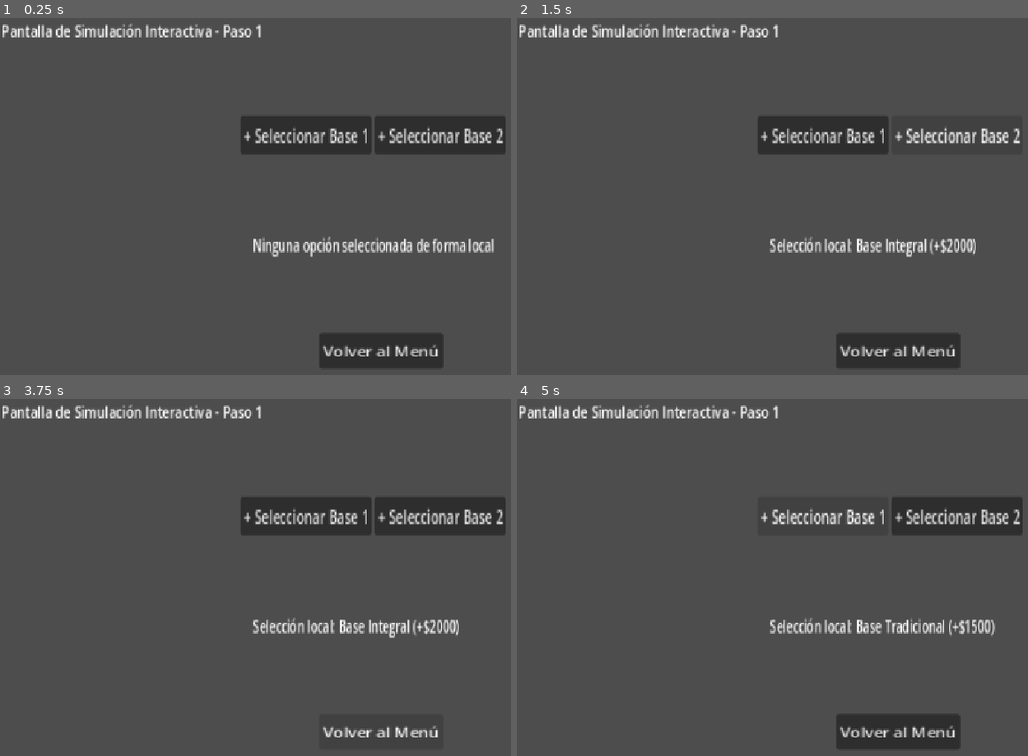
Above: before the commit, frames 1-4 (two rows, left to right).
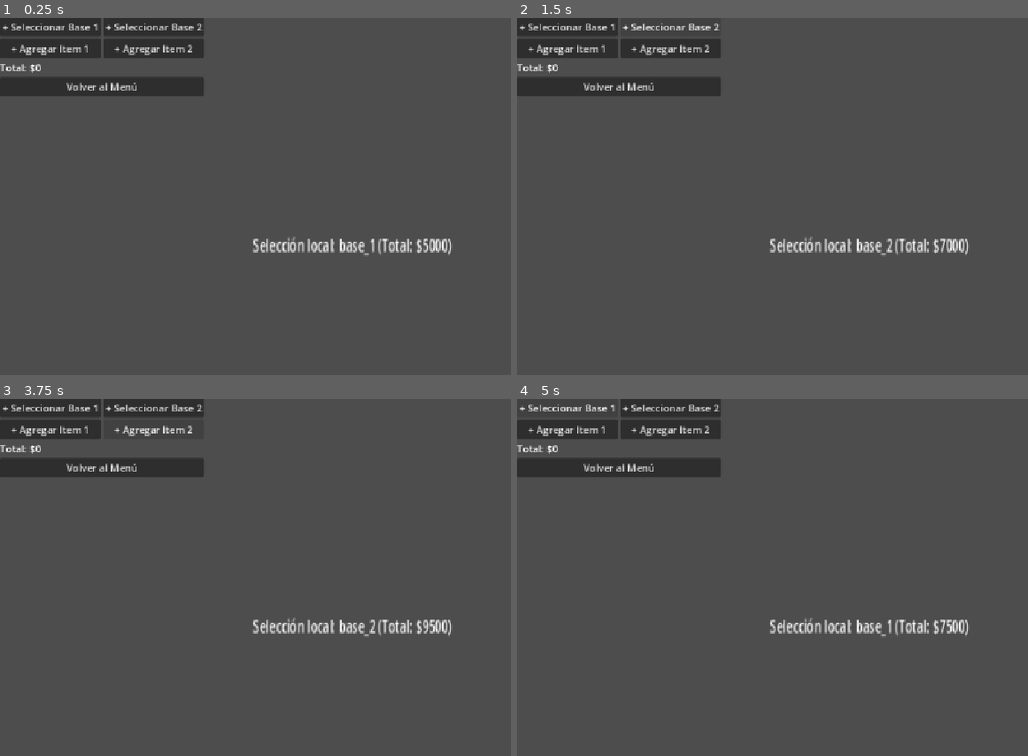
Above: after the commit, the same moments.

Repository: MiguelMoranR/produccion-videojuegos-2026
Game: Godot game, scene res://src/scenes/simulation/step_1_base.tscn
Two runs of this game, one before a commit and one after it. Both use one fixed random seed, a clock stepped at 60 frames per second and the inputs below. This scene is started directly instead of the project's main scene.
Inputs:
- Up to frame 1 (0.25 s): no input
- Up to frame 2 (1.5 s): click "+ Seleccionar Base 1" at 0.5 s; click "+ Seleccionar Base 2" at 1.25 s
- Up to frame 3 (3.75 s): click "Volver al Menú" at 2 s; click "Volver al Menú" (after the commit: "+ Agregar Item 1") at 2.75 s; click "Volver al Menú" (after the commit: "+ Agregar Item 2") at 3.5 s
- Up to frame 4 (5 s): click "+ Seleccionar Base 1" at 4.25 s

The runs differ from the first frame. In frame 1, 14% of the frame differs, in the area x 0-99%, y 0-99%; in frame 2, 11%; in frame 3, 11%; in frame 4, 11%.

Commit message:
feat: implement global manager amd reusable navigation

Diff:
--- a/project.godot
+++ b/project.godot
@@ -18,6 +18,7 @@
 [autoload]
 
 EventBus="*uid://i3y3ew1ioxm"
+GlobalManager="*uid://btjm515mqjsav"
 
 [debug]
 
--- /dev/null
+++ b/src/components/button_nav.tscn
@@ -0,0 +1,3 @@
+[gd_scene format=3 uid="uid://l2p5o6qf1hut"]
+
+[node name="ButtonMav" type="Node" unique_id=1138160111]
--- /dev/null
+++ b/src/components/navigation/button_nav.gd
@@ -0,0 +1,10 @@
+extends Button
+
+@export_file("*.tscn") var target_scene: String
+@export var discard_previous: bool = false
+
+func _ready() -> void:
+	pressed.connect(_on_pressed)
+
+func _on_pressed() -> void:
+	EventBus.navigation_requested.emit(target_scene, discard_previous)
--- /dev/null
+++ b/src/components/navigation/button_nav.tscn
@@ -0,0 +1,3 @@
+[gd_scene format=3 uid="uid://4eaqwu4seupf"]
+
+[node name="ButtonNav" type="Node" unique_id=1796269291]
--- a/src/core/event_bus.gd
+++ b/src/core/event_bus.gd
@@ -2,9 +2,12 @@
 extends Node
 
 # Señal global para solicitar el cambio de entornos interactivos
-@warning_ignore("unused_signal")
-signal navigation_requested(target_scene_path: String)
-
-# Señal global para notificar la modificación de parámetros lógicos
-@warning_ignore("unused_signal")
-signal parameter_changed(param_name: String, value: Variant)
+signal navigation_requested(	target_scene: String,
+	discard_previous: bool
+)
+# Señal global para notificar un cambio en la base seleccionada
+signal base_selected(base_name: String)
+# Señal global para notificar un nuevo item añadido
+signal item_added(item_id: String)
+# Señal para notificar un cambio en el precio total
+signal total_changed(new_total: int)
--- /dev/null
+++ b/src/core/global_manager.gd
@@ -0,0 +1,41 @@
+extends Node
+
+var prices: Dictionary = {
+ 	"base_1": 5000,
+ 	"base_2": 7000,
+ 	"item_1": 1000,
+ 	"item_2": 1500
+ }
+
+var selection: Dictionary = {
+ 	"base": "base_1",
+ 	"item_1": 0,
+ 	"item_2": 0
+ }
+
+var current_total: int = 0
+
+func _ready() -> void:
+	EventBus.base_selected.connect(_on_base_selected)
+	EventBus.item_added.connect(_on_item_added)
+
+func _on_base_selected(base_id: String) -> void:
+	selection["base"] = base_id
+	_update_total()
+
+func _on_item_added(item_id: String) -> void:
+	# Asegura que el item exista en el diccionario antes de sumarle
+	if selection.has(item_id):
+		selection[item_id] += 1
+		_update_total()
+
+func _update_total() -> void:
+	# 1. Obtener el precio de la base seleccionada
+	current_total = prices[selection["base"]]
+
+	# 2. Sumar la cantidad de items por su precio respectivo
+	current_total += selection["item_1"] * prices["item_1"]
+	current_total += selection["item_2"] * prices["item_2"]
+
+	# 3. Emitir el resultado
+	EventBus.total_changed.emit(current_total)
--- a/src/core/main_app.gd
+++ b/src/core/main_app.gd
@@ -4,6 +4,7 @@
 # Captura del contenedor responsivo
 @onready var scene_container: Control = $SceneContainer
 
+var navigation_history: Array[String] = []
 # Variable de control de la escena activa en memoria
 var current_scene: Node = null
 
@@ -12,21 +13,22 @@
 	EventBus.navigation_requested.connect(_on_navigation_requested)
 
 	# 2. Cargar de manera segura la escena inicial del menú
-	_on_navigation_requested("res://src/scenes/menu/menu_panel.tscn")
+	_on_navigation_requested("res://src/scenes/menu/menu_panel.tscn", false)
 
-func _on_navigation_requested(target_scene_path: String) -> void:
-	# A. Liberar de forma segura la escena activa previa para evitar fugas de memoria
+
+func _on_navigation_requested(target_scene: String,discard_previous: bool) -> void:
+	var target_packed : PackedScene = load(target_scene)
+	if discard_previous:
+		if navigation_history.size() > 0:
+			navigation_history.pop_back()
+	else:
+		navigation_history.append(target_packed.resource_path)
+	print("Historial de navegación: ", navigation_history)
 	if current_scene:
 		current_scene.queue_free()
-		current_scene = null # Limpieza de referencia para el recolector de basura
-
-	# B. Cargar dinámicamente el recurso físico desde el FileSystem
-	var new_scene_resource = load(target_scene_path)
-
-	if new_scene_resource:
-		# Instanciar el componente de software interactivo
-		current_scene = new_scene_resource.instantiate()
-		# Inyectar el componente dentro de la vista contenedora responsiva
+		current_scene = null
+	if target_packed:
+		current_scene = target_packed.instantiate()
 		scene_container.add_child(current_scene)
 	else:
-		printerr("Error crítico de arquitectura: No se pudo cargar el recurso de escena en la ruta: ", target_scene_path)
+		printerr("Error: no se proporcionó una escena de navegación válida.")
--- a/src/scenes/config/config_panel.tscn
+++ b/src/scenes/config/config_panel.tscn
@@ -1,9 +1,8 @@
 [gd_scene format=3 uid="uid://bvh7k2nbjj6sa"]
 
-[ext_resource type="Script" uid="uid://ddsv58a2rd4uc" path="res://src/scenes/config/config_panel.gd" id="1_0mmty"]
+[ext_resource type="Script" uid="uid://ca58bvuyia7ww" path="res://src/components/navigation/button_nav.gd" id="2_3vctx"]
 
 [node name="ConfigPanel" type="Node" unique_id=123985388]
-script = ExtResource("1_0mmty")
 
 [node name="Label" type="Label" parent="." unique_id=1456191967]
 offset_left = 356.0
@@ -20,3 +19,5 @@
 offset_bottom = 223.0
 scale = Vector2(1.32, 1.4090909)
 text = "Volver al Menú"
+script = ExtResource("2_3vctx")
+target_scene = "uid://5efb1pfc8ef5"
--- a/src/scenes/credits/credits_panel.tscn
+++ b/src/scenes/credits/credits_panel.tscn
@@ -1,9 +1,8 @@
 [gd_scene format=3 uid="uid://cvm6127fbmo7o"]
 
-[ext_resource type="Script" uid="uid://cyubg8f2bs01i" path="res://src/scenes/credits/credits_panel.gd" id="1_w2i6q"]
+[ext_resource type="Script" uid="uid://ca58bvuyia7ww" path="res://src/components/navigation/button_nav.gd" id="2_ib7pc"]
 
 [node name="CreditsPanel" type="Node" unique_id=1423712689]
-script = ExtResource("1_w2i6q")
 
 [node name="Label" type="Label" parent="." unique_id=436173763]
 offset_left = 315.0
@@ -20,3 +19,5 @@
 offset_bottom = 260.0
 scale = Vector2(1.5454545, 1.4444444)
 text = "Volver al Menú"
+script = ExtResource("2_ib7pc")
+target_scene = "uid://5efb1pfc8ef5"
--- a/src/scenes/menu/menu_panel.tscn
+++ b/src/scenes/menu/menu_panel.tscn
@@ -1,6 +1,7 @@
 [gd_scene format=3 uid="uid://5efb1pfc8ef5"]
 
 [ext_resource type="Script" uid="uid://b71mmwfppdpb1" path="res://src/scenes/menu/menu_panel.gd" id="1_3fi7p"]
+[ext_resource type="Script" uid="uid://ca58bvuyia7ww" path="res://src/components/navigation/button_nav.gd" id="2_o25ln"]
 
 [node name="MenuPanel" type="Control" unique_id=1490884434]
 layout_mode = 3
@@ -29,18 +30,30 @@
 [node name="BtnSimular" type="Button" parent="VBoxMenu" unique_id=1789957080]
 layout_mode = 2
 text = "Iniciar Simulación"
+script = ExtResource("2_o25ln")
+target_scene = "uid://cdogdo6bwna1a"
+discard_previous = true
 
 [node name="BtnConfig" type="Button" parent="VBoxMenu" unique_id=1753532878]
 layout_mode = 2
 text = "Configuración"
+script = ExtResource("2_o25ln")
+target_scene = "uid://bvh7k2nbjj6sa"
+discard_previous = true
 
 [node name="BtnCredits" type="Button" parent="VBoxMenu" unique_id=1132838420]
 layout_mode = 2
 text = "Créditos"
+script = ExtResource("2_o25ln")
+target_scene = "uid://cvm6127fbmo7o"
+discard_previous = true
 
 [node name="BtnSalir" type="Button" parent="VBoxMenu" unique_id=495710205]
 layout_mode = 2
 text = "Cerrar Aplicación"
+script = ExtResource("2_o25ln")
+target_scene = "uid://5efb1pfc8ef5"
+discard_previous = true
 
 [node name="LblEstado" type="Label" parent="." unique_id=1698408854]
 layout_mode = 0
@@ -51,5 +64,3 @@
 text = "Estado del Sistema: Listo"
 
 [node name="SceneChanger" type="Node" parent="." unique_id=1798253403]
-
-[connection signal="pressed" from="VBoxMenu/BtnSimular" to="SceneChanger" method="_on_btn_simular_pressed_navigation"]
--- a/src/scenes/simulation/step_1_base.gd
+++ b/src/scenes/simulation/step_1_base.gd
@@ -1,25 +1,96 @@
 # res://src/scenes/simulation/step_1_base.gd
 extends Control
 
-@onready var btn_ingrediente_1: Button = $GridContainer/BtnIngrediente1
-@onready var btn_ingrediente_2: Button = $GridContainer/BtnIngrediente2
+@onready var btn_ingrediente_1: Button = $VBoxContainer/GridContainer/BtnIngrediente1
+@onready var btn_ingrediente_2: Button = $VBoxContainer/GridContainer/BtnIngrediente2
+@onready var btn_item1: Button = $VBoxContainer/GridContainer/BtnItem1
+@onready var btn_item2: Button = $VBoxContainer/GridContainer/BtnItem2
 @onready var lbl_status_local: Label = $LblStatusLocal
-@onready var btn_volver: Button = $HBoxNavigation/BtnVolver
+@onready var btn_volver: Button = $VBoxContainer/BtnVolver
+
+# --- VARIABLES DE ESTADO PARA LAS PRUEBAS ---
+var costo_base_actual: int = 5000  # Prueba 1: Base inicial empieza en $5000
+var nombre_base_actual: String = "base_1"
+
+# Contadores de items seleccionados
+var cantidad_item1: int = 0
+var cantidad_item2: int = 0
+
+# Precios individuales de los items
+const PRECIO_ITEM1: int = 1000
+const PRECIO_ITEM2: int = 1500
 
 func _ready() -> void:
-	# Conexiones locales del GridContainer
-	btn_ingrediente_1.pressed.connect(_on_ingrediente_selected.bind("Base Tradicional", 1500))
-	btn_ingrediente_2.pressed.connect(_on_ingrediente_selected.bind("Base Integral", 2000))
+	# Limpieza de conexiones e inicialización limpia con lambdas puras
+	btn_ingrediente_1.pressed.connect(func(): _on_base_pressed("ingrediente_1"))
+	btn_ingrediente_2.pressed.connect(func(): _on_base_pressed("ingrediente_2"))
 
-	# Conexión del botón de salida/regreso
+	btn_item1.pressed.connect(func():
+		cantidad_item1 += 1
+		_actualizar_interfaz()
+	)
+
+	btn_item2.pressed.connect(func():
+		cantidad_item2 += 1
+		_actualizar_interfaz()
+	)
+
 	btn_volver.pressed.connect(func() -> void:
 		EventBus.navigation_requested.emit("res://src/scenes/menu/menu_panel.tscn")
 	)
 
-func _on_ingrediente_selected(nombre_base: String, costo: int) -> void:
-	lbl_status_local.text = "Selección local: %s (+$%d)" % [nombre_base, costo]
-	print("Seleccionado de forma local: ", nombre_base)
+	_actualizar_interfaz()
+
+# Función centralizada para calcular el total y refrescar el texto en pantalla
+func _actualizar_interfaz() -> void:
+	# 1. Forzar almacenamiento limpio en variables locales
+	var base_cost: int = costo_base_actual
+	var i1_cost: int = cantidad_item1 * PRECIO_ITEM1
+	var i2_cost: int = cantidad_item2 * PRECIO_ITEM2
+
+	# 2. Calcular el total de forma segura
+	var total: int = base_cost + i1_cost + i2_cost
+
+	# 3. Super Diagnóstico en Consola (¡Esto nos dirá la verdad!)
+	print("--- DESGLOSE DEL CÁLCULO ---")
+	print("Base actual: ", nombre_base_actual, " ($", base_cost, ")")
+	print("Items 1: ", cantidad_item1, " (Suma: $", i1_cost, ")")
+	print("Items 2: ", cantidad_item2, " (Suma: $", i2_cost, ")")
+
+	print("TOTAL CALCULADO: $", total)
+	print("----------------------------")
+
+	print("Actualizado -> ", nombre_base_actual, " | Total: $", total)
+
+	# 4. Asignación directa e indestructible al Label
+	if lbl_status_local:
+		lbl_status_local.text = "Selección local: " + str(nombre_base_actual) + " (Total: $" + str(total) + ")"
+	else:
+		print("¡ERROR CRÍTICO: lbl_status_local es nulo o no se encuentra!")
+
+# Al presionar un botón de Base (Ingrediente)
+func _on_base_pressed(tipo_base: String) -> void:
+	if tipo_base == "ingrediente_1":
+		nombre_base_actual = "base_1"
+		costo_base_actual = 5000
+	elif tipo_base == "ingrediente_2":
+		nombre_base_actual = "base_2"
+		costo_base_actual = 7000
+
+	_actualizar_interfaz()
+
+func _on_item_pressed(tipo_item: String) -> void:
+	print("--- INICIO CLICK ---")
+	print("Antes - Item1: ", cantidad_item1, " | Item2: ", cantidad_item2)
+
+	if tipo_item == "item_1":
+		cantidad_item1 += 1
+	elif tipo_item == "item_2":
+		cantidad_item2 += 1
+
+	print("Después - Item1: ", cantidad_item1, " | Item2: ", cantidad_item2)
+
+	_actualizar_interfaz()
 
 func _on_btn_volver_pressed() -> void:
-	# Navegación básica y acoplada heredada (será refactorizada en el Lab 2)
-	get_tree().change_scene_to_file("res://src/scenes/main.tscn")
+	get_tree().change_scene_to_file("res://src/scenes/menu/menu_panel.tscn")
--- a/src/scenes/simulation/step_1_base.tscn
+++ b/src/scenes/simulation/step_1_base.tscn
@@ -1,6 +1,7 @@
 [gd_scene format=3 uid="uid://cdogdo6bwna1a"]
 
 [ext_resource type="Script" uid="uid://d5ovyl5rctvy" path="res://src/scenes/simulation/step_1_base.gd" id="1_0oy0a"]
+[ext_resource type="Script" uid="uid://ca58bvuyia7ww" path="res://src/components/navigation/button_nav.gd" id="2_4s1qs"]
 
 [node name="Step1Base" type="Control" unique_id=1456396328]
 layout_mode = 3
@@ -14,41 +15,6 @@
 script = ExtResource("1_0oy0a")
 metadata/_edit_use_anchors_ = true
 
-[node name="LblTitle" type="Label" parent="." unique_id=780211096]
-layout_mode = 0
-offset_left = 2.0
-offset_top = 2.0
-offset_right = 329.0
-offset_bottom = 25.0
-scale = Vector2(1.2994375, 1.6616545)
-text = "Pantalla de Simulación Interactiva - Paso 1"
-
-[node name="GridContainer" type="GridContainer" parent="." unique_id=933406136]
-layout_mode = 1
-anchors_preset = 8
-anchor_left = 0.5
-anchor_top = 0.5
-anchor_right = 0.5
-anchor_bottom = 0.5
-offset_left = -185.0
-offset_top = -165.0
-offset_right = 147.0
-offset_bottom = -134.0
-grow_horizontal = 2
-grow_vertical = 2
-scale = Vector2(1.2997429, 2.0219793)
-columns = 2
-
-[node name="BtnIngrediente1" type="Button" parent="GridContainer" unique_id=340620534]
-layout_mode = 2
-text = "+ Seleccionar Base 1"
-
-[node name="BtnIngrediente2" type="Button" parent="GridContainer" unique_id=1090235165]
-layout_mode = 2
-size_flags_horizontal = 3
-size_flags_vertical = 3
-text = "+ Seleccionar Base 2"
-
 [node name="LblStatusLocal" type="Label" parent="." unique_id=1779114356]
 layout_mode = 0
 offset_left = 411.00003
@@ -58,23 +24,42 @@
 scale = Vector2(1.1508125, 1.8376949)
 text = "Ninguna opción seleccionada de forma local"
 
-[node name="HBoxNavigation" type="HBoxContainer" parent="." unique_id=278361251]
-layout_mode = 1
-anchors_preset = 7
-anchor_left = 0.5
-anchor_top = 1.0
-anchor_right = 0.5
-anchor_bottom = 1.0
-offset_left = -57.0
-offset_top = -137.0
-offset_right = 67.0
-offset_bottom = -97.0
-grow_horizontal = 2
-grow_vertical = 0
-scale = Vector2(1.6274855, 1.4550774)
+[node name="VBoxContainer" type="VBoxContainer" parent="." unique_id=503660392]
+layout_mode = 0
+offset_right = 40.0
+offset_bottom = 40.0
 
-[node name="BtnVolver" type="Button" parent="HBoxNavigation" unique_id=948215326]
+[node name="GridContainer" type="GridContainer" parent="VBoxContainer" unique_id=933406136]
+layout_mode = 2
+size_flags_vertical = 4
+columns = 2
+
+[node name="BtnIngrediente1" type="Button" parent="VBoxContainer/GridContainer" unique_id=340620534]
+layout_mode = 2
+text = "+ Seleccionar Base 1"
+
+[node name="BtnIngrediente2" type="Button" parent="VBoxContainer/GridContainer" unique_id=1090235165]
+layout_mode = 2
+size_flags_horizontal = 3
+size_flags_vertical = 3
+text = "+ Seleccionar Base 2"
+
+[node name="BtnItem1" type="Button" parent="VBoxContainer/GridContainer" unique_id=1174204115]
+layout_mode = 2
+text = "+ Agregar Item 1"
+
+[node name="BtnItem2" type="Button" parent="VBoxContainer/GridContainer" unique_id=1792896775]
+layout_mode = 2
+text = "+ Agregar Item 2"
+
+[node name="LblTotal" type="Label" parent="VBoxContainer/GridContainer" unique_id=1752981435]
+layout_mode = 2
+text = "Total: $0"
+
+[node name="BtnVolver" type="Button" parent="VBoxContainer" unique_id=948215326]
 layout_mode = 2
 text = "Volver al Menú"
+script = ExtResource("2_4s1qs")
+target_scene = "uid://5efb1pfc8ef5"
 
 [node name="SceneChanger" type="Node" parent="." unique_id=1309538884]
Not shown, added: src/components/navigation/button_nav.gd.uid
Not shown, added: src/core/global_manager.gd.uid
Not shown, changed: DEVLOG.md
Not shown, added: doc/adr/ADR-003-global-manager-button-nav.md
Not shown, added: src/scenes/simulation/step_1_base.tscn11709297257.tmp
Not shown, added: src/scenes/simulation/step_1_base.tscn11721313398.tmp
Not shown, added: src/scenes/simulation/step_1_base.tscn1751538293.tmp
Not shown, added: src/scenes/simulation/step_1_base.tscn2604590307.tmp
